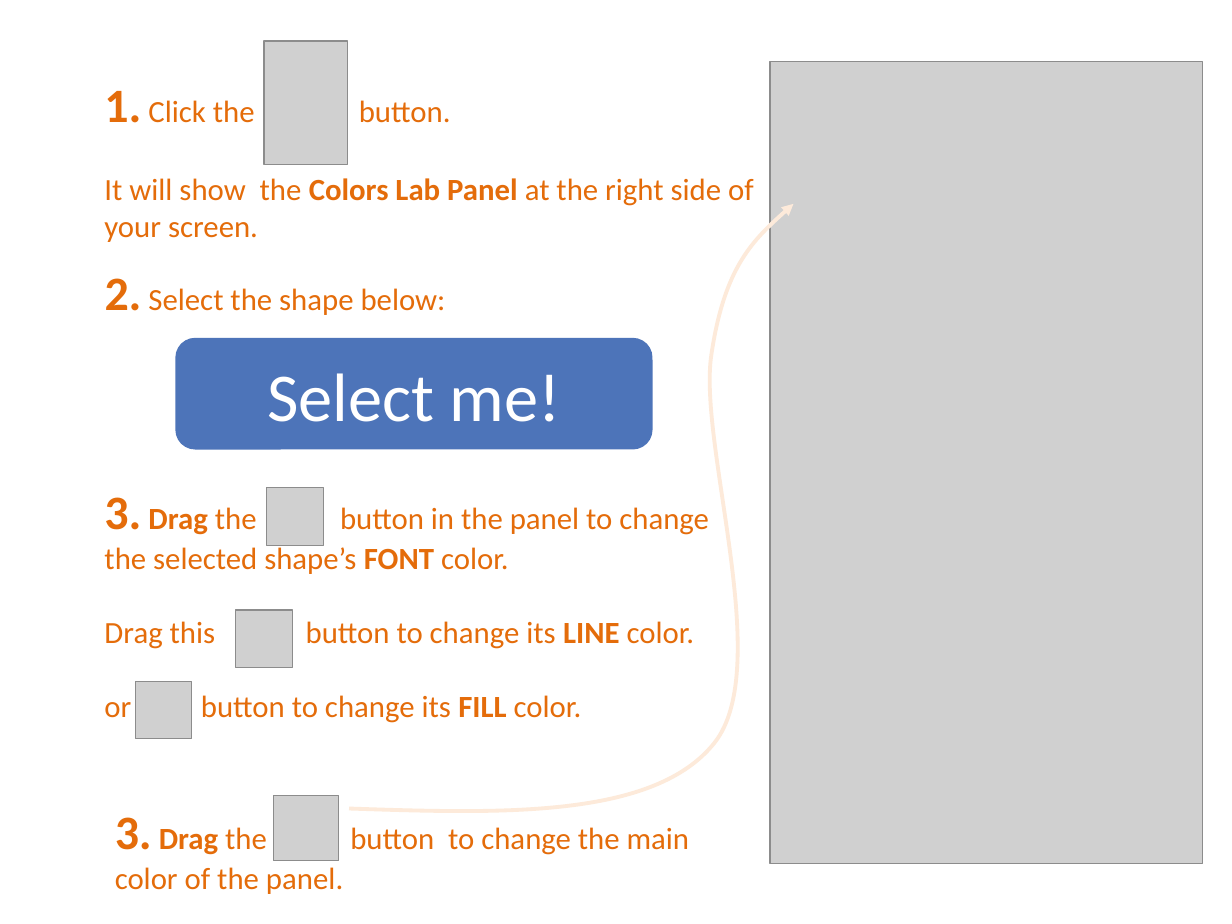
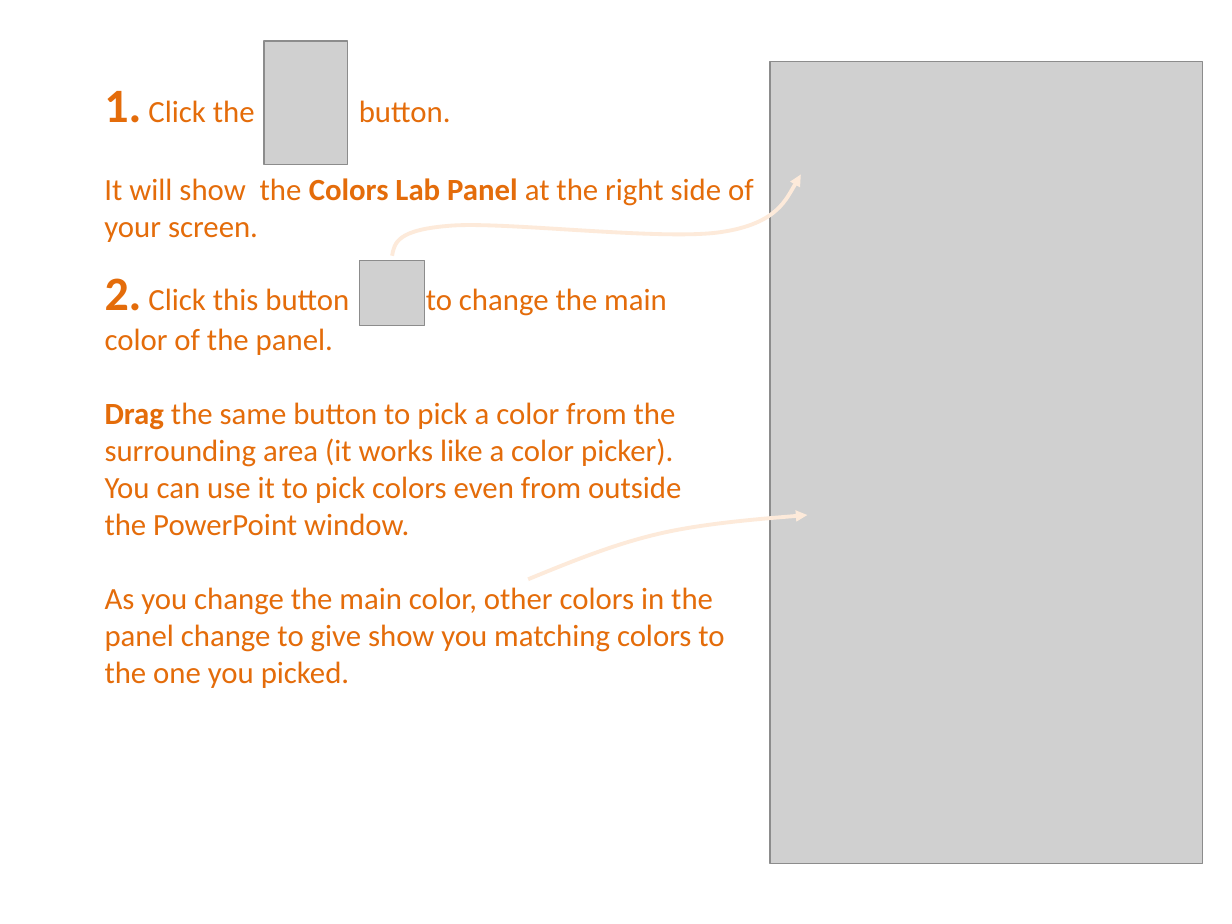
Before and after one commit to PowerPointLabs/PowerPointLabs, a slide deck: slide 33 of doc/PowerPointLabs Quick Tutorial.pptx (slide 32 before the commit). Drawn at 1232x924 pixels with LibreOffice and Linux fonts; fonts in the diff are those of the drawing; grey boxes stand for pictures. Boxes give left, top, right and bottom in pixels: in the first picture for what was removed or moved away, otherwise in the second. Text is boxed around its words. In the diff, an @@ line names an element or a change of style, - is before the commit and + after.

```diff
--- a/doc/PowerPointLabs Quick Tutorial.pptx
+++ b/doc/PowerPointLabs Quick Tutorial.pptx
@@ freeform shape added at box(392, 175, 801, 256), outline #FDEADA 2.25 pt @@
@@ picture: place and size @@
-picture at box(274, 796, 339, 861)
+picture at box(360, 260, 425, 325)
@@ text at box(105, 278, 724, 688): text changed @@
-2. Select the shape below:
+2. Click this button to change the main color of the panel.
+Drag the same button to pick a color from the surrounding area (it works like a color picker).
+You can use it to pick colors even from outside the PowerPoint window.
+As you change the main color, other colors in the panel change to give show you matching colors to the one you picked.
@@ rounded rectangle removed at box(177, 340, 652, 448) @@
-Select me!
@@ text removed at box(104, 497, 709, 723) @@
-3. Drag the button in the panel to change the selected shape’s FONT color.
-Drag this button to change its LINE color.
-or button to change its FILL color.
@@ picture removed at box(267, 488, 324, 546) @@
@@ freeform shape: place and size @@
-freeform shape at box(349, 203, 793, 811)
+freeform shape at box(529, 515, 808, 579)
@@ picture removed at box(235, 610, 292, 668) @@
@@ picture removed at box(136, 681, 192, 739) @@
@@ text removed at box(115, 817, 690, 855) @@
-3. Drag the button to change the main color of the panel.
```
Also in this commit, not shown: 12 other slides changed, 7 slides added.
